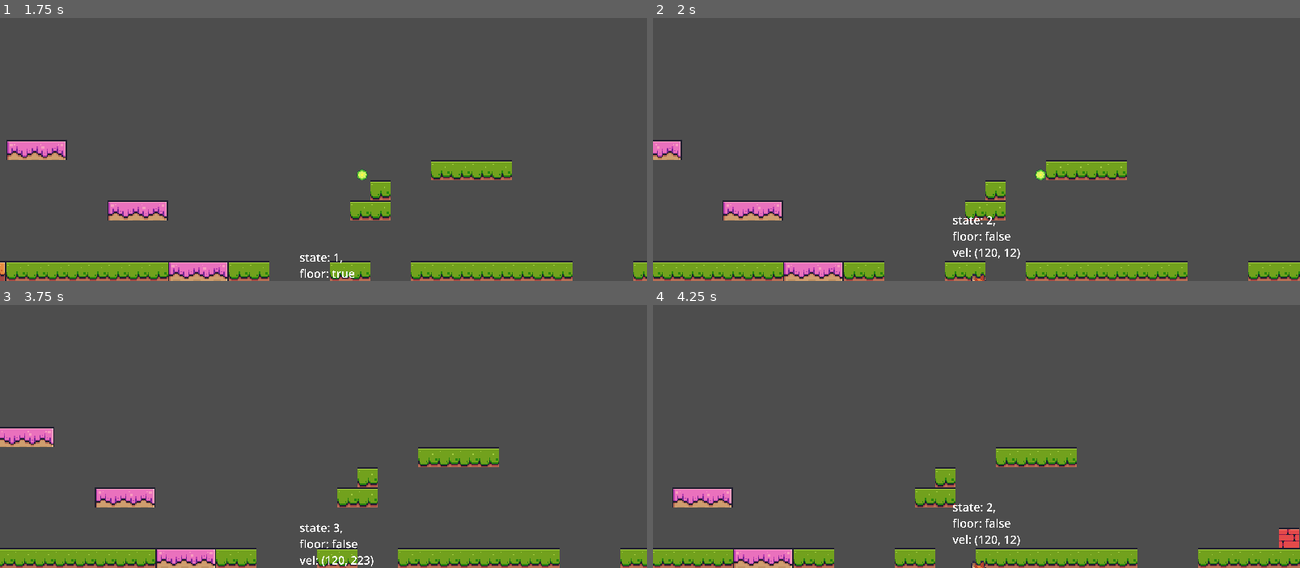
Above: before the commit, frames 1-4 (two rows, left to right).
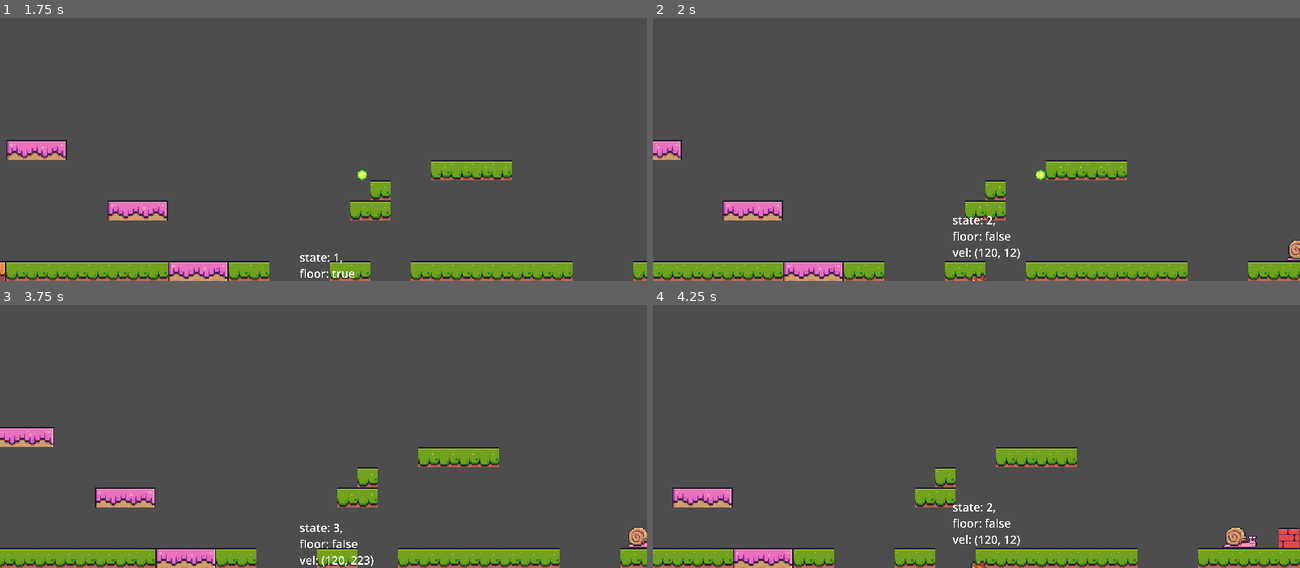
Above: after the commit, the same moments.

Repository: justknick/FoxyAntics
Game: Godot game, scene res://scenes/level_base/level_base.tscn
Same seed, same stepped clock (60 frames per second), same inputs: the game is played once before the commit and once after it.
Inputs:
- Up to frame 1 (1.75 s): hold D (right) from 0.53 s (still down); tap Space (jump) at 0.6, 0.77, 1.07, 1.52, 1.55 s; tap Ctrl (shoot) at 1.35 s
- Up to frame 2 (2 s): keep holding D (right); tap Space (jump) at 1.82 s
- Up to frame 3 (3.75 s): release D (right) at 2.03 s; hold A (left) 2.03-2.78 s; tap Space (jump) at 2.1, 3.02, 3.05, 3.32, 3.6 s; hold D (right) from 2.78 s (still down); tap Ctrl (shoot) at 2.85 s
- Up to frame 4 (4.25 s): keep holding D (right); tap Space (jump) at 3.77, 4.07 s

Frame 1 is identical in both runs. In frame 2, 0.1% of the frame differs, in the area x 97-100%, y 84-93%; in frame 3, 0.2%; in frame 4, 0.3%, in the area x 88-94%, y 84-93%.

Commit message:
Section 142.16-143.17 - Snail Visuals and Logic //

Diff:
--- a/scenes/enemy/enemy_base.gd
+++ b/scenes/enemy/enemy_base.gd
@@ -3,6 +3,8 @@
 class_name EnemyBase
 
 const OFF_SCREEN_REMOVE: float = 200.0
+
+@export var points: int = 1
 
 var _player_ref: Player
 var _gravity: float = 800.0
@@ -11,6 +13,13 @@
 
 func _ready() -> void:
 	_player_ref = get_tree().get_first_node_in_group(Constants.PLAYER_GROUP)
+	if _player_ref == null:
+		print("no player reference")
+		return
+
+
+func _physics_process(delta: float) -> void:
+	fallen_off()
 
 
 func fallen_off() -> void:
@@ -22,7 +31,7 @@
 	if _dying == true:
 		return
 
-	#below also plays sounds and explosions
+	#below also plays sounds, pickups, and explosions
 	_dying = true
 	set_physics_process(false)
 	hide()
@@ -31,3 +40,8 @@
 
 func _on_hitbox_area_entered(area: Area2D) -> void:
 	defeat()
+
+
+func _on_visible_on_screen_notifier_2d_screen_entered() -> void:
+	# frog starts jumping, eagle starts flying
+	pass
--- a/scenes/enemy/enemy_base.tscn
+++ b/scenes/enemy/enemy_base.tscn
@@ -9,6 +9,7 @@
 [node name="VisibleOnScreenNotifier2D" type="VisibleOnScreenNotifier2D" parent="."]
 
 [node name="AnimatedSprite2D" type="AnimatedSprite2D" parent="."]
+scale = Vector2(0.75, 0.75)
 
 [node name="Hitbox" type="Area2D" parent="."]
 collision_layer = 0
@@ -18,4 +19,5 @@
 
 [node name="CollisionShape2D" type="CollisionShape2D" parent="."]
 
+[connection signal="screen_entered" from="VisibleOnScreenNotifier2D" to="." method="_on_visible_on_screen_notifier_2d_screen_entered"]
 [connection signal="area_entered" from="Hitbox" to="." method="_on_hitbox_area_entered"]
--- /dev/null
+++ b/scenes/enemy/enemy_snail.gd
@@ -0,0 +1,39 @@
+extends EnemyBase
+
+@onready var animated_sprite_2d: AnimatedSprite2D = $AnimatedSprite2D
+@onready var floor_detection: RayCast2D = $FloorDetection
+
+@export var speed: float = 30.0
+
+
+func _physics_process(delta: float) -> void:
+	super._physics_process(delta)
+
+	edge_detect()
+
+	if is_on_floor() == false:
+		falling(delta)
+	else:
+		on_ground_movement()
+
+	move_and_slide()
+
+
+func falling(delta: float) -> void:
+	velocity.y += _gravity * delta
+	#if is_on_floor() == false:
+		#velocity.y += _gravity * delta
+
+
+func on_ground_movement() -> void:
+	velocity.x = speed if animated_sprite_2d.flip_h == true else -speed
+
+
+func turn_around() -> void:
+	animated_sprite_2d.flip_h = !animated_sprite_2d.flip_h
+	floor_detection.position.x = -floor_detection.position.x
+
+
+func edge_detect() -> void:
+	if is_on_wall() == true || floor_detection.is_colliding() == false:
+			turn_around()
--- /dev/null
+++ b/scenes/enemy/enemy_snail.tscn
@@ -0,0 +1,112 @@
+[gd_scene load_steps=17 format=3 uid="uid://d321l0hyqowwj"]
+
+[ext_resource type="PackedScene" uid="uid://cqtvgqts82kcg" path="res://scenes/enemy/enemy_base.tscn" id="1_bfn8m"]
+[ext_resource type="Script" path="res://scenes/enemy/enemy_snail.gd" id="2_chtkt"]
+[ext_resource type="Texture2D" uid="uid://3s8lljuk6krg" path="res://assets/enemies/snail/snail.png" id="3_871hf"]
+
+[sub_resource type="AtlasTexture" id="AtlasTexture_px8qi"]
+atlas = ExtResource("3_871hf")
+region = Rect2(0, 0, 38, 24)
+
+[sub_resource type="AtlasTexture" id="AtlasTexture_3piky"]
+atlas = ExtResource("3_871hf")
+region = Rect2(38, 0, 38, 24)
+
+[sub_resource type="AtlasTexture" id="AtlasTexture_dlcl2"]
+atlas = ExtResource("3_871hf")
+region = Rect2(76, 0, 38, 24)
+
+[sub_resource type="AtlasTexture" id="AtlasTexture_ftk6y"]
+atlas = ExtResource("3_871hf")
+region = Rect2(114, 0, 38, 24)
+
+[sub_resource type="AtlasTexture" id="AtlasTexture_i22cn"]
+atlas = ExtResource("3_871hf")
+region = Rect2(152, 0, 38, 24)
+
+[sub_resource type="AtlasTexture" id="AtlasTexture_ny7c0"]
+atlas = ExtResource("3_871hf")
+region = Rect2(190, 0, 38, 24)
+
+[sub_resource type="AtlasTexture" id="AtlasTexture_0kwyb"]
+atlas = ExtResource("3_871hf")
+region = Rect2(228, 0, 38, 24)
+
+[sub_resource type="AtlasTexture" id="AtlasTexture_s2ecu"]
+atlas = ExtResource("3_871hf")
+region = Rect2(266, 0, 38, 24)
+
+[sub_resource type="AtlasTexture" id="AtlasTexture_x7nok"]
+atlas = ExtResource("3_871hf")
+region = Rect2(304, 0, 38, 24)
+
+[sub_resource type="AtlasTexture" id="AtlasTexture_tbsbo"]
+atlas = ExtResource("3_871hf")
+region = Rect2(342, 0, 38, 24)
+
+[sub_resource type="SpriteFrames" id="SpriteFrames_vcoqi"]
+animations = [{
+"frames": [{
+"duration": 1.0,
+"texture": SubResource("AtlasTexture_px8qi")
+}, {
+"duration": 1.0,
+"texture": SubResource("AtlasTexture_3piky")
+}, {
+"duration": 1.0,
+"texture": SubResource("AtlasTexture_dlcl2")
+}, {
+"duration": 1.0,
+"texture": SubResource("AtlasTexture_ftk6y")
+}, {
+"duration": 1.0,
+"texture": SubResource("AtlasTexture_i22cn")
+}, {
+"duration": 1.0,
+"texture": SubResource("AtlasTexture_ny7c0")
+}, {
+"duration": 1.0,
+"texture": SubResource("AtlasTexture_0kwyb")
+}, {
+"duration": 1.0,
+"texture": SubResource("AtlasTexture_s2ecu")
+}, {
+"duration": 1.0,
+"texture": SubResource("AtlasTexture_x7nok")
+}, {
+"duration": 1.0,
+"texture": SubResource("AtlasTexture_tbsbo")
+}],
+"loop": true,
+"name": &"walk",
+"speed": 10.0
+}]
+
+[sub_resource type="CapsuleShape2D" id="CapsuleShape2D_t88oy"]
+radius = 8.0
+height = 22.0
+
+[sub_resource type="RectangleShape2D" id="RectangleShape2D_l42ai"]
+size = Vector2(20, 11)
+
+[node name="EnemySnail" instance=ExtResource("1_bfn8m")]
+script = ExtResource("2_chtkt")
+speed = 30.0
+
+[node name="AnimatedSprite2D" parent="." index="1"]
+sprite_frames = SubResource("SpriteFrames_vcoqi")
+animation = &"walk"
+autoplay = "walk"
+frame_progress = 0.234722
+
+[node name="CollisionShape2D" parent="Hitbox" index="0"]
+rotation = -1.5708
+shape = SubResource("CapsuleShape2D_t88oy")
+
+[node name="CollisionShape2D" parent="." index="3"]
+position = Vector2(0, 3.5)
+shape = SubResource("RectangleShape2D_l42ai")
+
+[node name="FloorDetection" type="RayCast2D" parent="." index="4"]
+position = Vector2(-15, 0)
+target_position = Vector2(0, 30)
--- a/scenes/level_base/level_base.tscn
+++ b/scenes/level_base/level_base.tscn
@@ -1,8 +1,9 @@
-[gd_scene load_steps=7 format=4 uid="uid://hwq03drttkcj"]
+[gd_scene load_steps=8 format=4 uid="uid://hwq03drttkcj"]
 
 [ext_resource type="Texture2D" uid="uid://brqcnnw7lwj4p" path="res://assets/tiles/Terrain (16x16).png" id="1_wp522"]
 [ext_resource type="Script" path="res://scenes/level_base/level_base.gd" id="1_xxsck"]
 [ext_resource type="PackedScene" uid="uid://dk3qi27cdnhmw" path="res://scenes/player/player.tscn" id="2_hxsqf"]
+[ext_resource type="PackedScene" uid="uid://d321l0hyqowwj" path="res://scenes/enemy/enemy_snail.tscn" id="5_2v8bx"]
 [ext_resource type="PackedScene" uid="uid://1c3vx01t3m8q" path="res://scenes/object_maker/object_maker.tscn" id="6_woe1m"]
 
 [sub_resource type="TileSetAtlasSource" id="TileSetAtlasSource_dy503"]
@@ -232,3 +233,8 @@
 position = Vector2(107, -155)
 
 [node name="ObjectMaker" parent="." instance=ExtResource("6_woe1m")]
+
+[node name="Enemies" type="Node2D" parent="."]
+
+[node name="EnemySnail" parent="Enemies" instance=ExtResource("5_2v8bx")]
+position = Vector2(539, -26)
